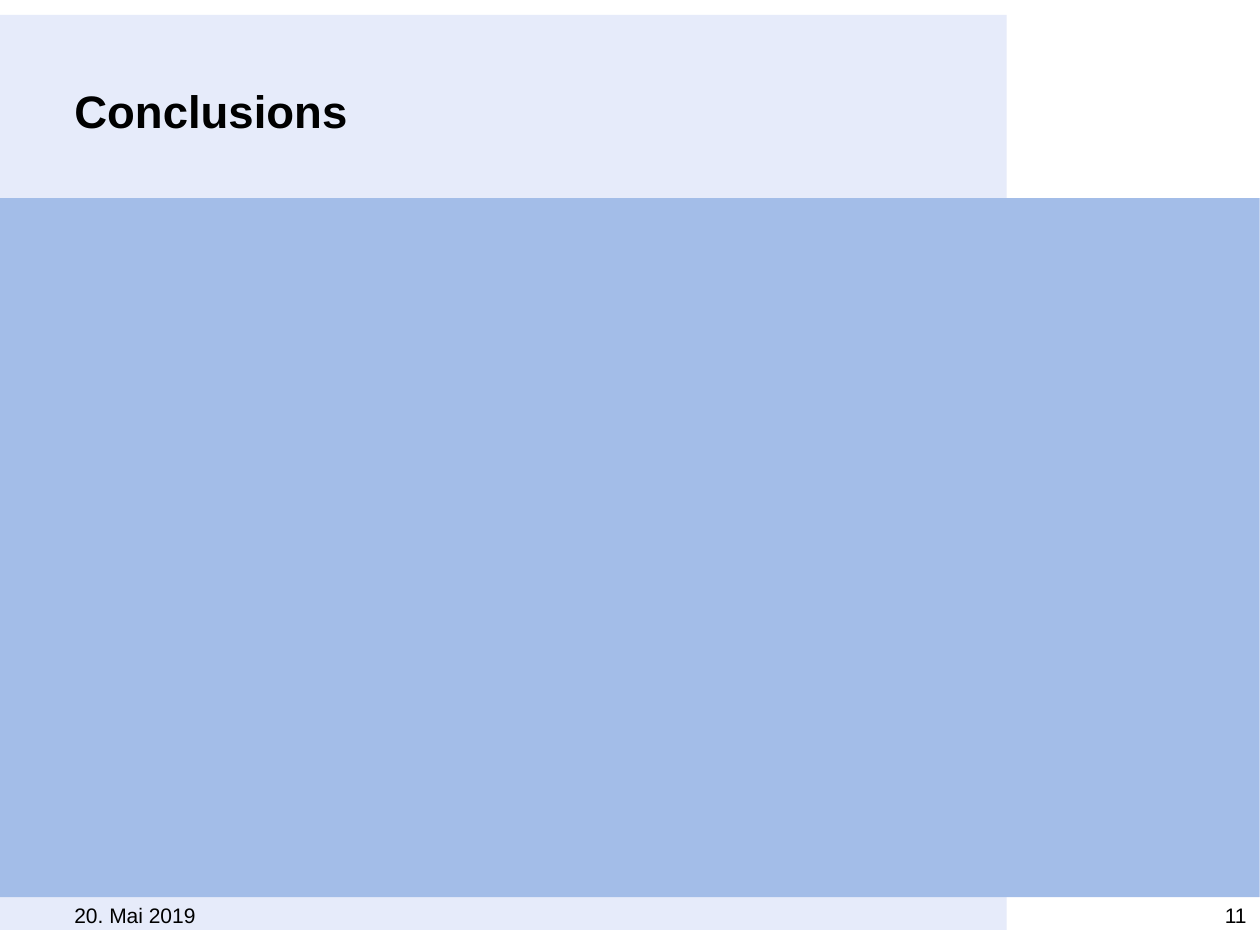
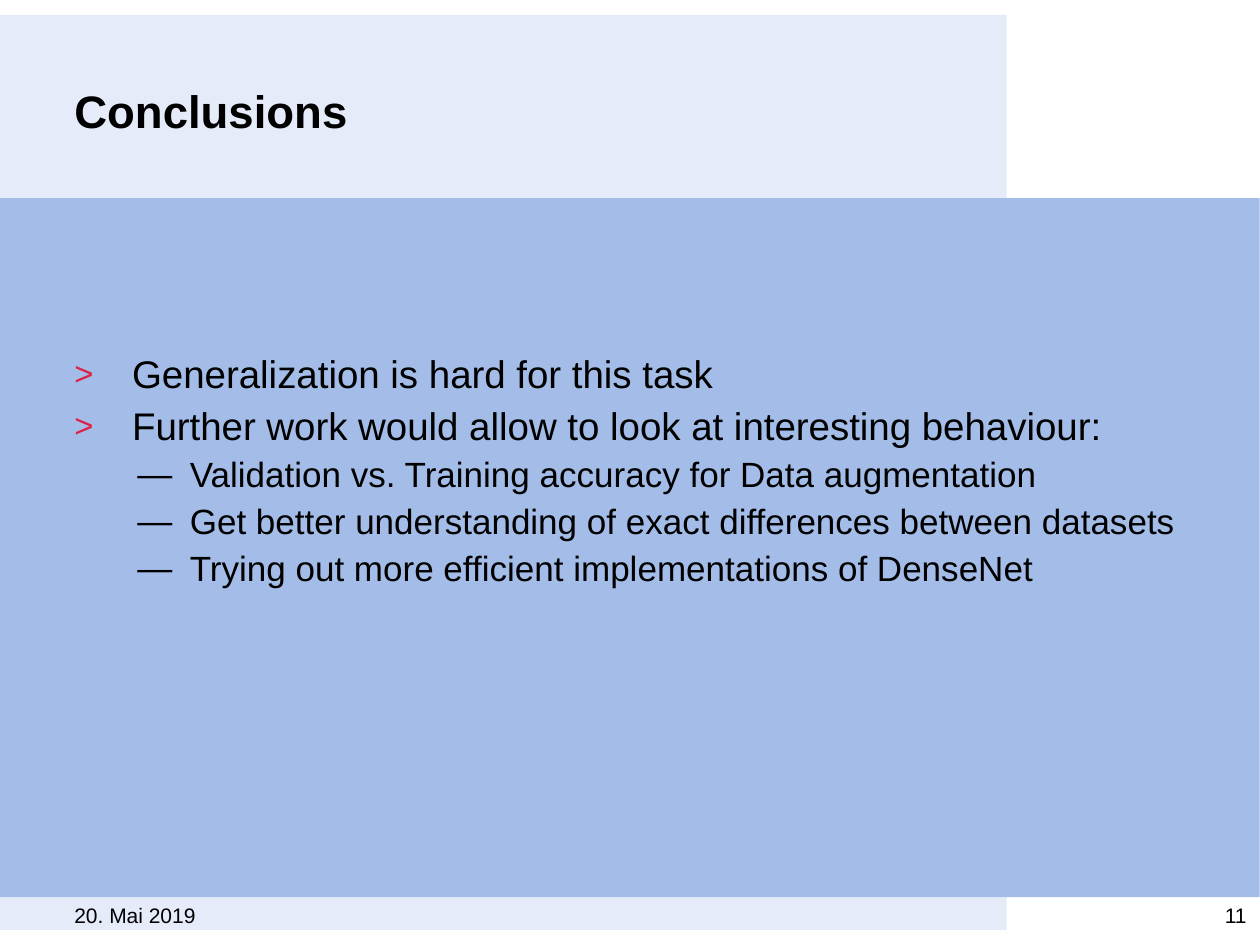
Before and after one commit to MeiLing90/ATML19_Group3A, a slide deck: slide 11 of ATML_presentation.pptx. Drawn at 1260x945 pixels with LibreOffice and Linux fonts; fonts in the diff are those of the drawing; background and template pictures are left out. Boxes give left, top, right and bottom in pixels: in the first picture for what was removed or moved away, otherwise in the second. Text is boxed around its words. In the diff, an @@ line names an element or a change of style, - is before the commit and + after.

Commit message:
Added conclusions to slides

```diff
--- a/ATML_presentation.pptx
+++ b/ATML_presentation.pptx
@@ text added at box(132, 360, 1174, 588), 20 pt, text #000000 @@
+> Generalization is hard for this task
+> Further work would allow to look at interesting behaviour:
+  — Validation vs. Training accuracy for Data augmentation
+  — Get better understanding of exact differences between datasets
+  — Trying out more efficient implementations of DenseNet
```
